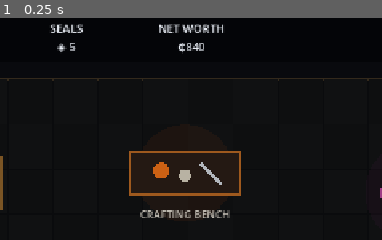
Above: before the commit, frame 1.
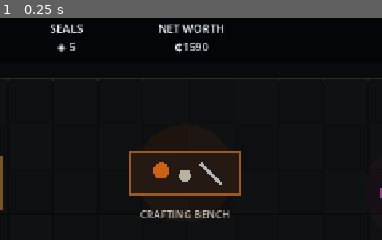
Above: after the commit, the same moment.

Repository: wiings3/LootRat
Game: Godot game, scene res://Main.tscn
Two runs of this game, one before a commit and one after it. Both use one fixed random seed, a clock stepped at 60 frames per second and the inputs below.
Inputs:
- Up to frame 1 (0.25 s): no input
The pictures show only the part of the screen within x 27-77%, y 0-50%; the shares and areas given below are measured in that part.

The runs differ from the first frame. In frame 1, 0.2% of the frame differs, in the area x 45-55%, y 11-17%.

Commit message:
Fix Core output calculations and seed test Cores

Diff:
--- a/scripts/main.gd
+++ b/scripts/main.gd
@@ -67,7 +67,7 @@
 var stash_seals: int = 5
 var stash_gear: Array[Dictionary] = []
 var stash_crafting: Dictionary = {"scrap": 0, "mutation": 0, "chaos": 0, "mechanist": 0}
-var stash_cores: Dictionary = {"repeater": 0, "scatter": 0, "piercer": 0, "sprayer": 0}
+var stash_cores: Dictionary = {"repeater": 0, "scatter": 1, "piercer": 1, "sprayer": 1}
 var equipped: Dictionary = {"weapon": {}, "armor": {}, "charm": {}}
 var next_item_id: int = 1
 
@@ -1223,7 +1223,7 @@
 
 func _weapon_output_bbcode(item: Dictionary) -> String:
 	var stats: Dictionary = _calculate_player_stats_with_override("weapon", item)
-	var weapon_type: String = String(stats.get("weapon_core", "repeater"))
+	var core_id: String = String(stats.get("weapon_core", "repeater"))
 	var base_damage: float = float(stats.get("damage", 18.0))
 	var projectile_mult: float = float(stats.get("projectile_damage_mult", 1.0))
 	var bonus_projectiles: int = int(stats.get("bonus_projectiles", 0))
@@ -1234,8 +1234,8 @@
 	var hit_label: String = "HIT"
 	var attack_label: String = "VOLLEY"
 
-	match weapon_type:
-		"scattergun":
+	match core_id:
+		"scatter":
 			hit_damage = base_damage * 0.42 * projectile_mult
 			projectiles_per_attack = 5 + bonus_projectiles * 2
 			rate_mult = 0.42
@@ -1339,7 +1339,7 @@
 	return " [color=%s](%s)[/color]" % [color_hex, formatted]
 
 func _weapon_sheet_dps_from_stats(stats: Dictionary) -> float:
-	var weapon_type: String = String(stats.get("weapon_core", "repeater"))
+	var core_id: String = String(stats.get("weapon_core", "repeater"))
 	var base_damage: float = float(stats.get("damage", 18.0))
 	var projectile_mult: float = float(stats.get("projectile_damage_mult", 1.0))
 	var bonus_projectiles: int = int(stats.get("bonus_projectiles", 0))
@@ -1347,8 +1347,8 @@
 	var hit_damage: float = base_damage * projectile_mult
 	var projectile_count: int = 1 + bonus_projectiles
 
-	match weapon_type:
-		"scattergun":
+	match core_id:
+		"scatter":
 			hit_damage = base_damage * 0.42 * projectile_mult
 			projectile_count = 5 + bonus_projectiles * 2
 			attacks_per_second *= 0.42
@@ -1574,17 +1574,17 @@
 			]
 		"armor":
 			bases = [
-				{"name":"Padded Rags", "weapon_type":"", "implicit_stat":"max_hp", "implicit_value":14.0},
-				{"name":"Runner Jacket", "weapon_type":"", "implicit_stat":"move_speed", "implicit_value":12.0},
-				{"name":"Reinforced Vest", "weapon_type":"", "implicit_stat":"max_hp", "implicit_value":24.0},
-				{"name":"Scavenger Coat", "weapon_type":"", "implicit_stat":"item_find", "implicit_value":5.0}
+				{"name":"Padded Rags", "implicit_stat":"max_hp", "implicit_value":14.0},
+				{"name":"Runner Jacket", "implicit_stat":"move_speed", "implicit_value":12.0},
+				{"name":"Reinforced Vest", "implicit_stat":"max_hp", "implicit_value":24.0},
+				{"name":"Scavenger Coat", "implicit_stat":"item_find", "implicit_value":5.0}
 			]
 		_:
 			bases = [
-				{"name":"Bent Lucky Coin", "weapon_type":"", "implicit_stat":"currency_find", "implicit_value":4.0},
-				{"name":"Finder's Eye", "weapon_type":"", "implicit_stat":"item_find", "implicit_value":4.0},
-				{"name":"Rat Fang", "weapon_type":"", "implicit_stat":"damage", "implicit_value":2.5},
-				{"name":"Runner Token", "weapon_type":"", "implicit_stat":"move_speed", "implicit_value":8.0}
+				{"name":"Bent Lucky Coin", "implicit_stat":"currency_find", "implicit_value":4.0},
+				{"name":"Finder's Eye", "implicit_stat":"item_find", "implicit_value":4.0},
+				{"name":"Rat Fang", "implicit_stat":"damage", "implicit_value":2.5},
+				{"name":"Runner Token", "implicit_stat":"move_speed", "implicit_value":8.0}
 			]
 	return bases[rng.randi_range(0, bases.size() - 1)].duplicate(true)
 
@@ -2799,7 +2799,7 @@
 	stash_seals = 5
 	stash_gear.clear()
 	stash_crafting = {"scrap": 0, "mutation": 0, "chaos": 0, "mechanist": 0}
-	stash_cores = {"repeater": 0, "scatter": 0, "piercer": 0, "sprayer": 0}
+	stash_cores = {"repeater": 0, "scatter": 1, "piercer": 1, "sprayer": 1}
 	equipped = {"weapon": {}, "armor": {}, "charm": {}}
 	next_item_id = 1
 	selected_stash_item_id = -1
